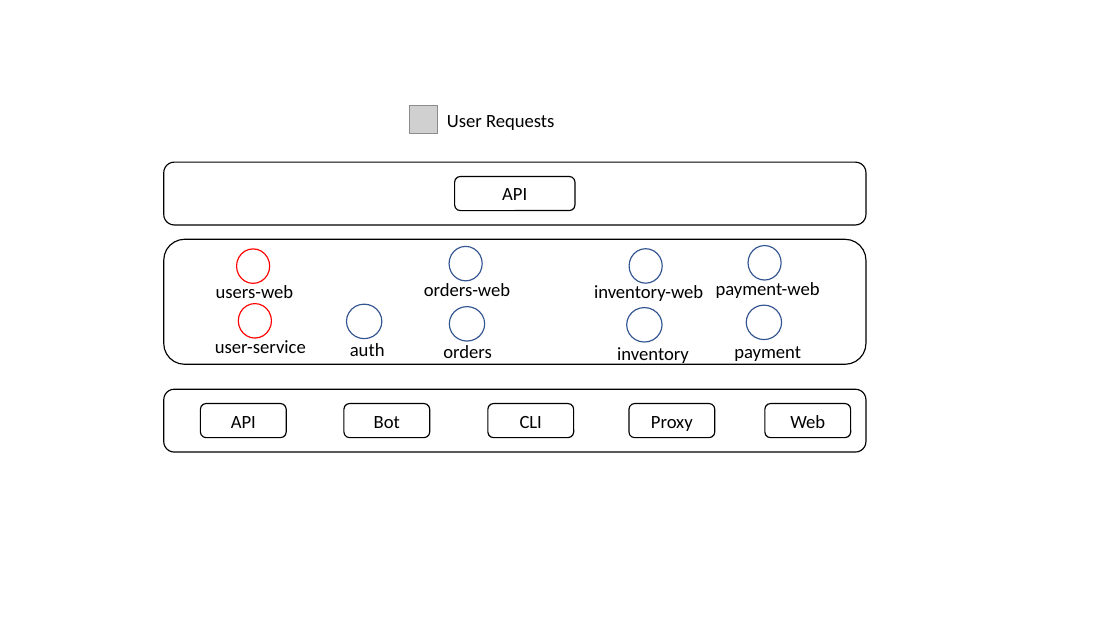
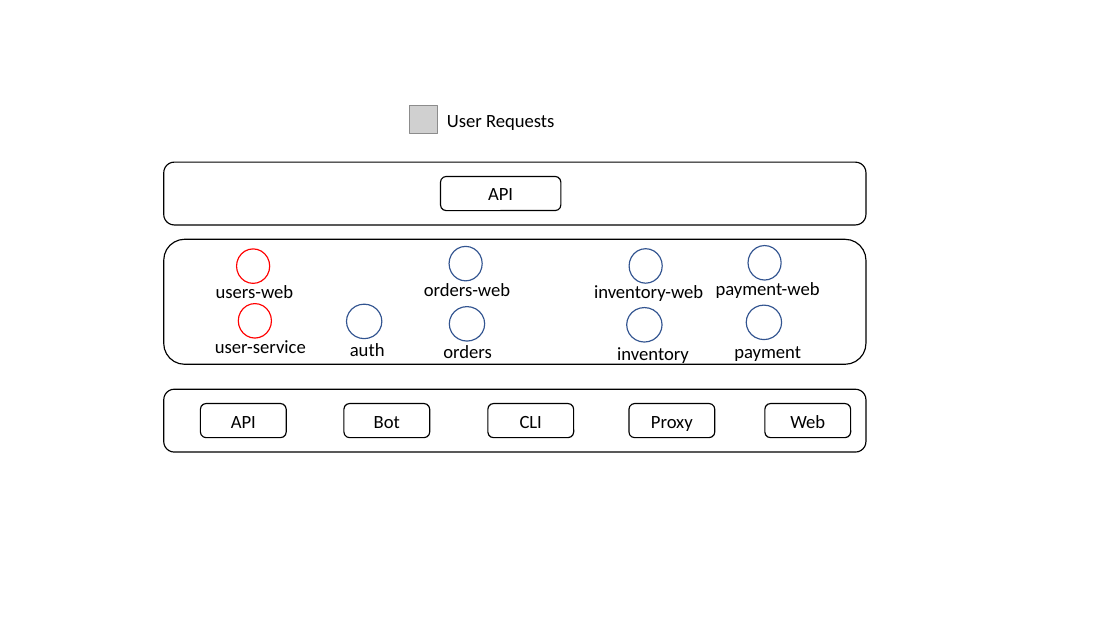
Before and after one commit to printfcoder/stack-rpc-tutorials, a slide deck: slide 4 of microservice-in-micro/docs/design.pptx. Drawn at 1120x630 pixels with LibreOffice and Linux fonts; fonts in the diff are those of the drawing; grey boxes stand for pictures. Boxes give left, top, right and bottom in pixels: in the first picture for what was removed or moved away, otherwise in the second. Text is boxed around its words. In the diff, an @@ line names an element or a change of style, - is before the commit and + after.

```diff
--- a/microservice-in-micro/docs/design.pptx
+++ b/microservice-in-micro/docs/design.pptx
@@ rounded rectangle "API": place and size @@
-rounded rectangle "API" at [455, 176, 575, 211]
+rounded rectangle "API" at [440, 176, 560, 211]
```
Also in this commit, not shown: 1 slide added, 1 other file.
